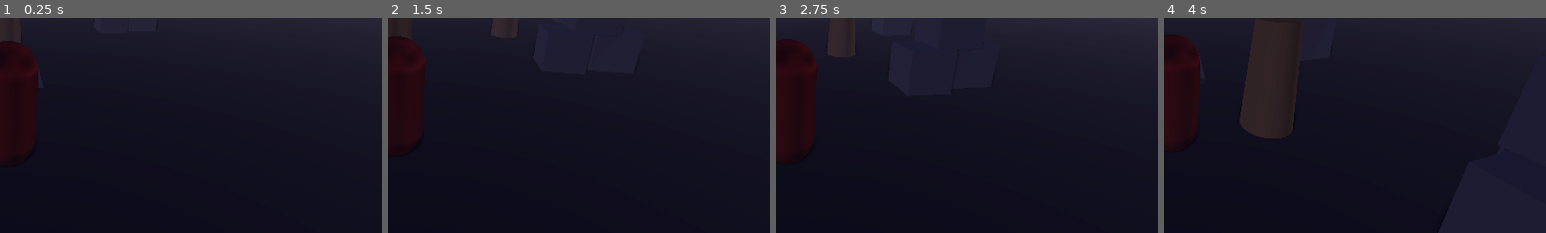
Above: before the commit, frames 1-4 (left to right).
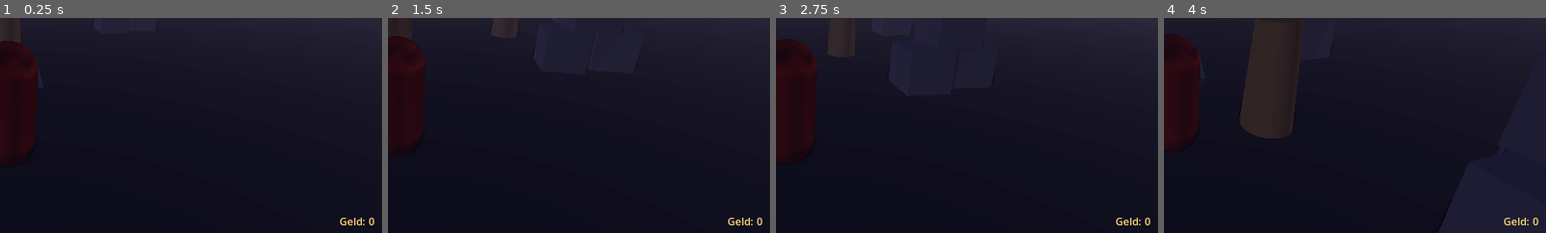
Above: after the commit, the same moments.

Repository: Aurelvonwatzdorf/nr1
Game: Godot game, scene res://scenes/levels/test_arena.tscn
Same seed, same stepped clock (60 frames per second), same inputs: the game is played once before the commit and once after it.
Inputs (mouse positions are % of the whole screen's width and height, from its top left):
- Up to frame 1 (0.25 s): no input
- Up to frame 2 (1.5 s): move the mouse to (55, 50) at 0.52 s; hold W (move_forward) from 0.53 s (still down); tap R (heal) at 0.6 s; move the mouse to (45, 50) at 1.27 s; click (45, 50) at 1.35 s
- Up to frame 3 (2.75 s): keep holding W (move_forward); tap R (heal) at 1.55, 2.3 s; move the mouse to (52, 48) at 2.02 s; hold Right mouse button (block) from 2.03 s (still down)
- Up to frame 4 (4 s): keep holding W (move_forward); move the mouse to (49, 52) at 2.77 s; release Right mouse button (block) at 2.78 s; tap Space (dodge) at 2.85 s; tap R (heal) at 3.05, 3.6 s; move the mouse to (57, 51) at 3.52 s
The pictures show only the part of the screen within x 49-99%, y 39-89%; the shares and areas given below are measured in that part.

The runs differ from the first frame. In frame 1, 0.2% of the frame differs, in the area x 89-98%, y 92-97%; in frame 2, 0.2%; in frame 3, 0.2%; in frame 4, 0.2%.

Commit message:
M4 step 1: money currency
GameState.money (kept on death, saved), enemies drop money via
EnemyData.money_reward, HUD shows it.

Co-Authored-By: Claude Opus 5.5 <noreply@anthropic.com>
Claude-Session: https://claude.ai/code/session_01RjnwZ2TtYogGPE8DCJukRJ

Diff:
--- a/game/scenes/ui/hud.tscn
+++ b/game/scenes/ui/hud.tscn
@@ -95,6 +95,24 @@
 text = "Maus freigegeben – klicken, um weiterzuspielen"
 horizontal_alignment = 1
 
+[node name="MoneyLabel" type="Label" parent="."]
+unique_name_in_owner = true
+anchors_preset = 3
+anchor_left = 1.0
+anchor_top = 1.0
+anchor_right = 1.0
+anchor_bottom = 1.0
+offset_left = -332.0
+offset_top = -136.0
+offset_right = -32.0
+offset_bottom = -104.0
+grow_horizontal = 0
+grow_vertical = 0
+theme_override_colors/font_color = Color(1, 0.85, 0.45, 1)
+theme_override_font_sizes/font_size = 22
+text = "Geld: 0"
+horizontal_alignment = 2
+
 [node name="MemoriesLabel" type="Label" parent="."]
 unique_name_in_owner = true
 anchors_preset = 3
--- a/game/scripts/enemies/enemy.gd
+++ b/game/scripts/enemies/enemy.gd
@@ -163,6 +163,7 @@
 
 func _on_died() -> void:
 	GameState.memories += data.memories_reward
+	GameState.money += data.money_reward
 	state_machine.transition_to(&"dead")
 	died.emit(self)
 	EventBus.enemy_killed.emit(self)
--- a/game/scripts/enemies/enemy_data.gd
+++ b/game/scripts/enemies/enemy_data.gd
@@ -8,6 +8,8 @@
 @export var max_health: float = 80.0
 ## Erinnerungen, die man für einen Sieg bekommt.
 @export var memories_reward: int = 50
+## Geld, das er beim Sieg fallen lässt.
+@export var money_reward: int = 15
 
 @export_group("Bewegung")
 @export var walk_speed: float = 2.0
--- a/game/scripts/systems/event_bus.gd
+++ b/game/scripts/systems/event_bus.gd
@@ -33,5 +33,7 @@
 signal memories_recovered(amount: int)
 ## Die Erinnerungen der vorherigen Todesstelle sind endgültig verloren.
 signal memories_lost(amount: int)
+## Das Geld hat sich geändert.
+signal money_changed(amount: int)
 ## Die Währung „Erinnerungen“ hat sich geändert.
 signal memories_changed(amount: int)
--- a/game/scripts/systems/game_state.gd
+++ b/game/scripts/systems/game_state.gd
@@ -12,6 +12,12 @@
 
 ## Gewählte Figur. `null` heißt: Die Spielfigur nimmt die im Inspector eingestellte.
 var selected_character: CharacterData = null
+
+## Geld zum Kaufen. Bleibt beim Tod erhalten (anders als Erinnerungen).
+var money: int = 0:
+	set(value):
+		money = maxi(value, 0)
+		EventBus.money_changed.emit(money)
 
 ## Wie viele Menüs gerade offen sind. > 0 = Spiel pausiert, Maus frei.
 var open_menu_count: int = 0:
@@ -71,6 +77,14 @@
 	return open_menu_count > 0
 
 
+## Bezahlen. Gibt false zurück, wenn das Geld nicht reicht.
+func try_spend_money(amount: int) -> bool:
+	if money < amount:
+		return false
+	money -= amount
+	return true
+
+
 func set_checkpoint(at: Transform3D) -> void:
 	checkpoint_transform = at
 	has_checkpoint = true
@@ -80,6 +94,7 @@
 func reset() -> void:
 	selected_character = null
 	memories = 0
+	money = 0
 	stats.from_dict({})
 	inventory.from_dict({})
 	moral.from_array([])
@@ -93,6 +108,7 @@
 	return {
 		"character_id": String(selected_character.id) if selected_character else "",
 		"memories": memories,
+		"money": money,
 		"stats": stats.to_dict(),
 		"inventory": inventory.to_dict(),
 		"collected_pickups": collected_pickups.map(func(id: StringName) -> String: return String(id)),
@@ -108,6 +124,7 @@
 	if character_id != &"":
 		select_character(character_id)
 	memories = int(data.get("memories", 0))
+	money = int(data.get("money", 0))
 	stats.from_dict(data.get("stats", {}))
 	inventory.from_dict(data.get("inventory", {}))
 	for id: Variant in data.get("collected_pickups", []):
--- a/game/scripts/ui/hud.gd
+++ b/game/scripts/ui/hud.gd
@@ -8,6 +8,7 @@
 @onready var focus_bar: ProgressBar = %FocusBar
 @onready var pause_label: Label = %PauseLabel
 @onready var memories_label: Label = %MemoriesLabel
+@onready var money_label: Label = %MoneyLabel
 @onready var death_label: Label = %DeathLabel
 @onready var message_label: Label = %MessageLabel
 @onready var prompt_label: Label = %PromptLabel
@@ -24,6 +25,8 @@
 	message_label.modulate.a = 0.0
 	_on_memories_changed(GameState.memories)
 	EventBus.memories_changed.connect(_on_memories_changed)
+	EventBus.money_changed.connect(_on_money_changed)
+	_on_money_changed(GameState.money)
 	EventBus.player_died.connect(_on_player_died)
 	EventBus.player_respawned.connect(_on_player_respawned)
 	prompt_label.text = ""
@@ -62,6 +65,10 @@
 	potion_label.text = "Heiltränke: %d   [R]" % GameState.inventory.get_count(&"healing_potion")
 
 
+func _on_money_changed(amount: int) -> void:
+	money_label.text = "Geld: %d" % amount
+
+
 func _on_memories_changed(amount: int) -> void:
 	memories_label.text = "Erinnerungen: %d" % amount
 
--- a/game/tests/smoke_test.gd
+++ b/game/tests/smoke_test.gd
@@ -145,8 +145,10 @@
 
 	# Gegner besiegen: Erinnerungen, tot, nicht mehr anvisierbar
 	var memories_before := GameState.memories
+	var money_before := GameState.money
 	guard.health.take_damage(1000.0)
 	await _frames(2)
+	_check(GameState.money == money_before + 15, "Sieg bringt 15 Geld")
 	_check(guard.state_machine.get_current_state_name() == &"dead", "Gegner stirbt")
 	_check(GameState.memories == memories_before + 50, "Sieg bringt 50 Erinnerungen")
 	_check(not guard.is_targetable(), "Toter Gegner ist nicht anvisierbar")
@@ -205,6 +207,7 @@
 	player.health.take_damage(1000.0)
 	await _frames(3)
 	_check(manager.get_remnant() == null and GameState.memories == 0, "Erneuter Tod: alte Erinnerungen endgültig verloren")
+	_check(GameState.money > 0, "Geld bleibt beim Tod erhalten")
 	await get_tree().create_timer(0.8).timeout
 
 	# Ankerspiegel: E zeigt „Rasten“, Rasten heilt und setzt Wiederbelebungsort
@@ -304,6 +307,7 @@
 	# Speichern und Laden
 	_check(SaveSystem.has_save(), "Rasten am Ankerspiegel hat automatisch gespeichert")
 	GameState.memories = 77
+	GameState.money = 123
 	GameState.stats.set_stat(&"strength", 3)
 	GameState.inventory.add(&"heart_amulet")
 	var saved_checkpoint := GameState.checkpoint_transform
@@ -312,6 +316,7 @@
 	_check(GameState.memories == 0 and GameState.stats.strength == 1, "Zurücksetzen löscht alles")
 	_check(SaveSystem.load_game(), "Laden klappt")
 	_check(GameState.memories == 77 and GameState.stats.strength == 3, "Erinnerungen und Stats geladen")
+	_check(GameState.money == 123, "Geld geladen")
 	_check(GameState.inventory.has(&"heart_amulet") and GameState.inventory.get_count(&"healing_potion") == 1, "Inventar geladen")
 	_check(GameState.collected_pickups.has(&"arena_potions_start"), "Aufgehobene Gegenstände bleiben weg")
 	_check(GameState.has_checkpoint and GameState.checkpoint_transform.is_equal_approx(saved_checkpoint), "Ankerspiegel-Ort geladen")
